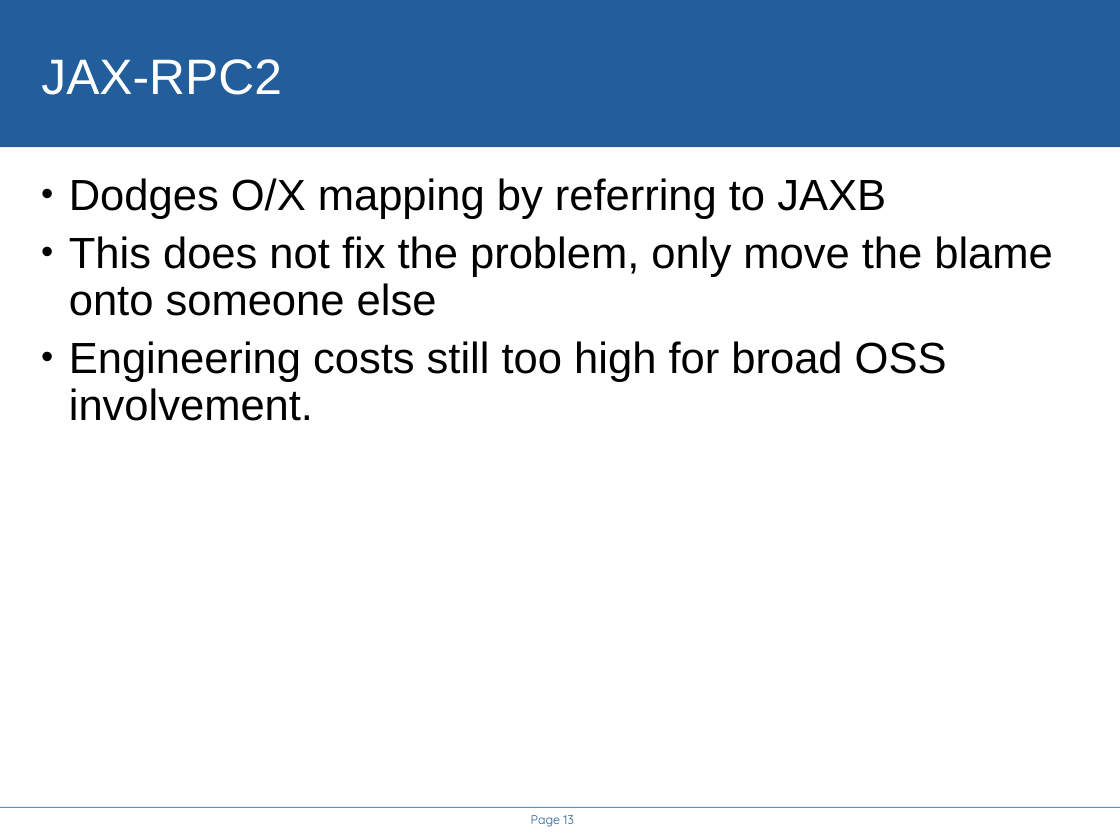
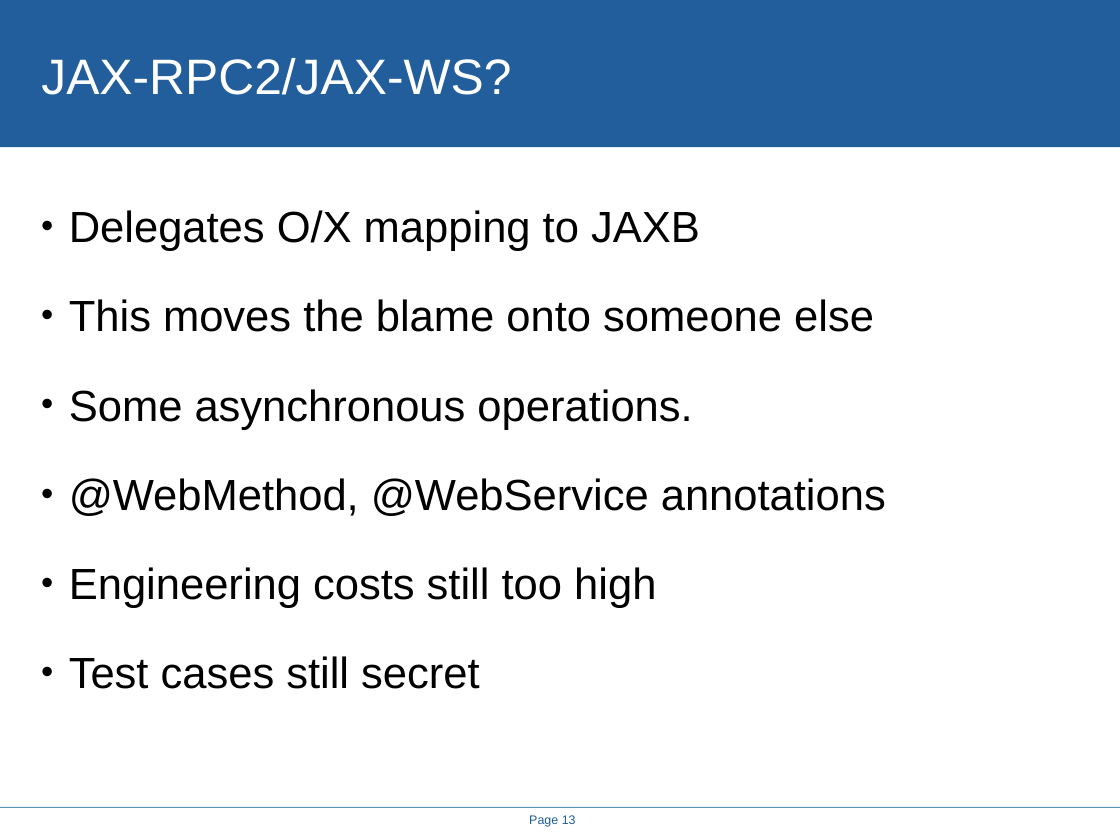
Before and after one commit to rhusar/smartfrog, a slide deck: slide 13 of projects/alpine/doc/icws2005/rethinking_the_java_SOAP_stack.ppt. Drawn at 1120x840 pixels with LibreOffice and Linux fonts; fonts in the diff are those of the drawing; background and template pictures are left out. Boxes give left, top, right and bottom in pixels: in the first picture for what was removed or moved away, otherwise in the second. Text is boxed around its words. In the diff, an @@ line names an element or a change of style, - is before the commit and + after.

```diff
--- a/projects/alpine/doc/icws2005/rethinking_the_java_SOAP_stack.ppt
+++ b/projects/alpine/doc/icws2005/rethinking_the_java_SOAP_stack.ppt
@@ title at [41, 58, 511, 95]: text changed @@
-JAX-RPC2
+JAX-RPC2/JAX-WS?
@@ text at [69, 210, 886, 689]: text changed @@
-• Dodges O/X mapping by referring to JAXB
-• This does not fix the problem, only move the blame onto someone else
-• Engineering costs still too high for broad OSS involvement.
+• Delegates O/X mapping to JAXB
+• This moves the blame onto someone else
+• Some asynchronous operations.
+• @WebMethod, @WebService annotations
+• Engineering costs still too high
+• Test cases still secret
@@ page number at [529, 815, 576, 827]: font Quicksand to Arial @@
```
Also in this commit, not shown: 14 other slides changed, 4 slides added, 4 slides removed, 8 other files.
